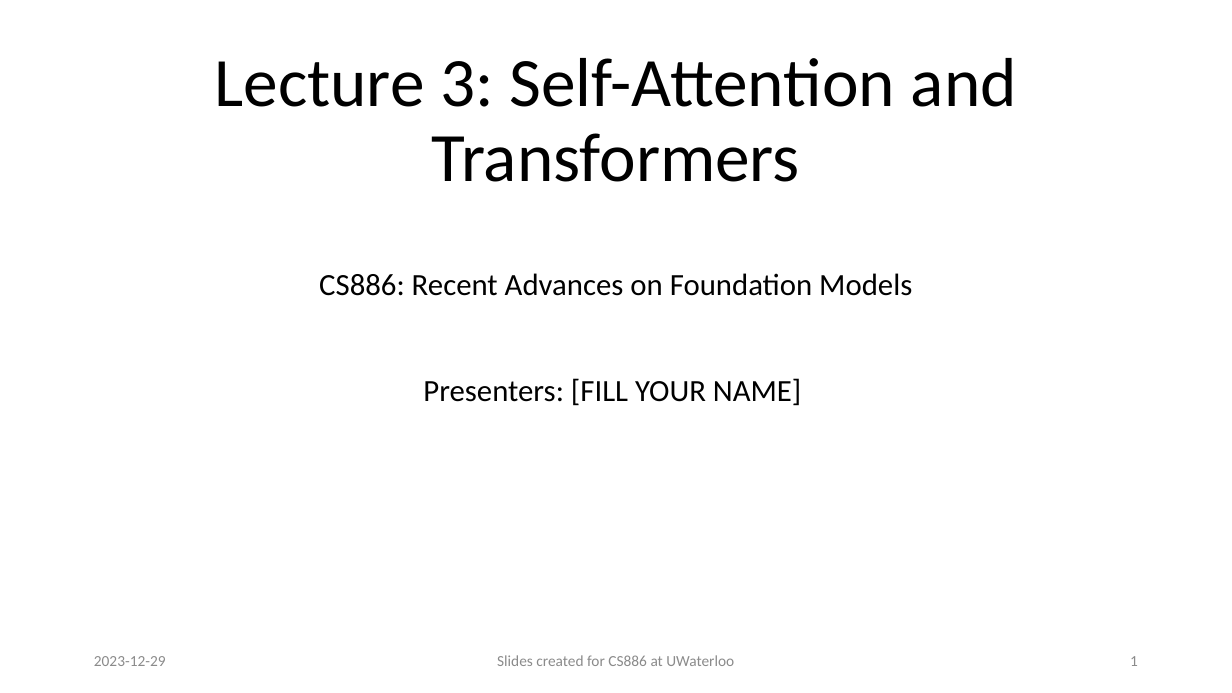
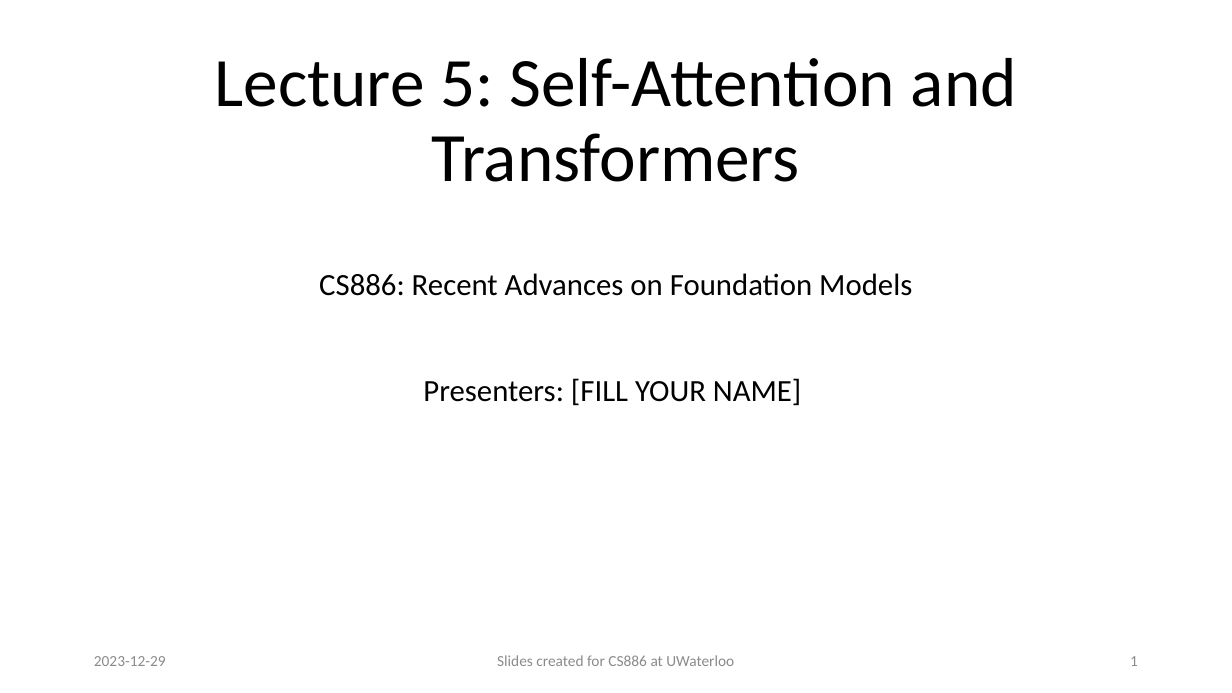
Before and after one commit to wenhuchen/CS886, a slide deck: slide 1 of L5.pptx. Drawn at 1232x693 pixels with LibreOffice and Linux fonts; fonts in the diff are those of the drawing; background and template pictures are left out. Boxes give left, top, right and bottom in pixels: in the first picture for what was removed or moved away, otherwise in the second. Text is boxed around its words. In the diff, an @@ line names an element or a change of style, - is before the commit and + after.

```diff
--- a/L5.pptx
+++ b/L5.pptx
@@ title at bbox=[214, 58, 1017, 182]: text changed @@
-Lecture 3: Self-Attention and Transformers
+Lecture 5: Self-Attention and Transformers
```
